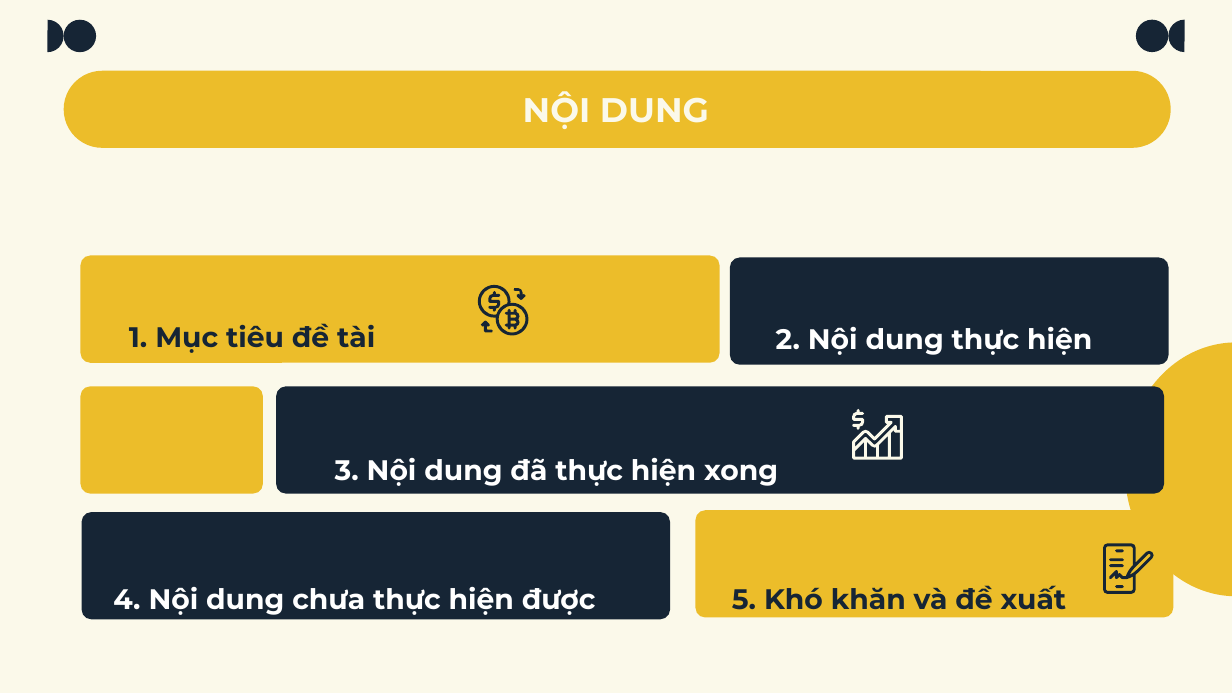
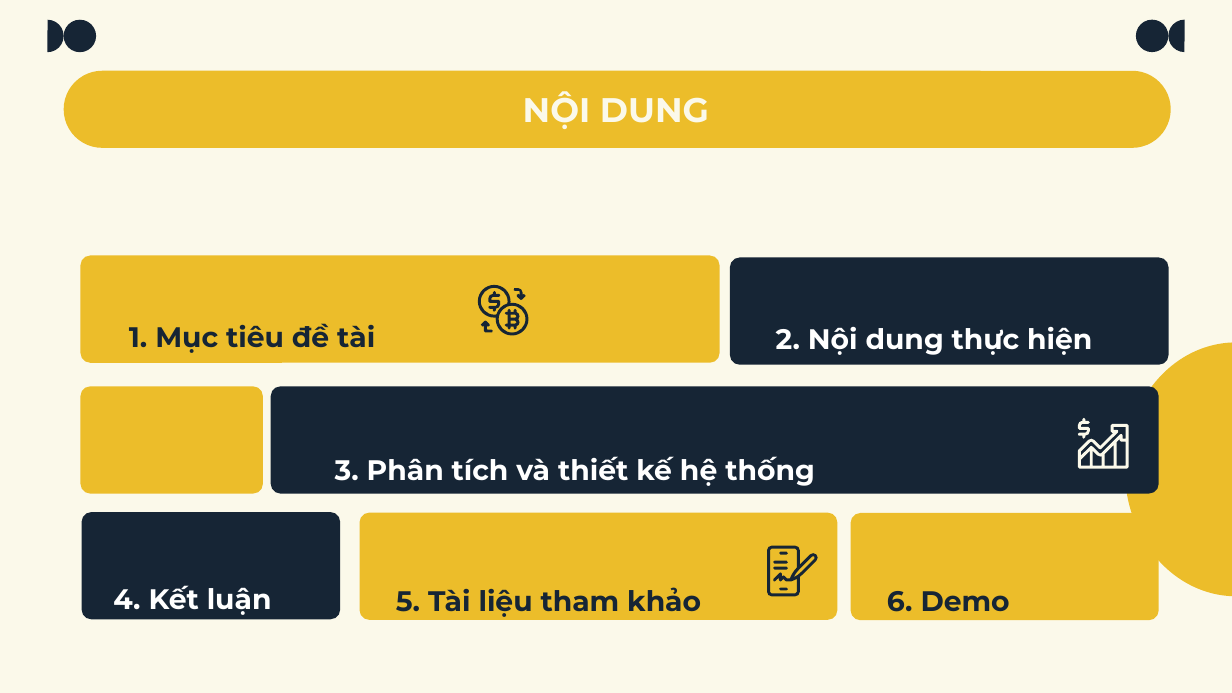
Before and after one commit to TorunoCode/KLTN, a slide deck: slide 2 of PhanThanhLam_TranTienPhat_NguyenHuuDucThanh.pptx. Drawn at 1232x693 pixels with LibreOffice and Linux fonts; fonts in the diff are those of the drawing. Boxes give left, top, right and bottom in pixels: in the first picture for what was removed or moved away, otherwise in the second. Text is boxed around its words. In the diff, an @@ line names an element or a change of style, - is before the commit and + after.

Commit message:
update ppt

```diff
--- a/PhanThanhLam_TranTienPhat_NguyenHuuDucThanh.pptx
+++ b/PhanThanhLam_TranTienPhat_NguyenHuuDucThanh.pptx
@@ rounded rectangle: place and size @@
-rounded rectangle at bbox=[276, 386, 1165, 494]
+rounded rectangle at bbox=[271, 386, 1159, 494]
@@ freeform shape: place and size @@
-freeform shape at bbox=[852, 409, 864, 431]
+freeform shape at bbox=[1078, 418, 1090, 439]
@@ freeform shape: place and size @@
-freeform shape at bbox=[852, 415, 903, 459]
+freeform shape at bbox=[1079, 424, 1129, 469]
@@ subtitle at bbox=[335, 456, 815, 486]: text changed @@
-3. Nội dung đã thực hiện xong
+3. Phân tích và thiết kế hệ thống
@@ rounded rectangle: place and size @@
-rounded rectangle at bbox=[81, 512, 670, 619]
+rounded rectangle at bbox=[81, 512, 340, 619]
@@ rounded rectangle added at bbox=[851, 513, 1159, 620], fill #ECBD2A @@
@@ 4 freeform shapes, 1 rounded rectangle: place and size @@
-4 freeform shapes, 1 rounded rectangle at bbox=[696, 510, 1174, 617]
+4 freeform shapes, 1 rounded rectangle at bbox=[360, 513, 837, 620]
@@ freeform shape: place and size @@
-freeform shape at bbox=[1109, 565, 1124, 567]
+freeform shape at bbox=[774, 567, 788, 569]
@@ text at bbox=[113, 585, 272, 615]: text changed @@
-4. Nội dung chưa thực hiện được
+4. Kết luận
@@ subtitle at bbox=[396, 587, 701, 617]: text changed @@
-5. Khó khăn và đề xuất
+5. Tài liệu tham khảo
@@ text added at bbox=[887, 591, 1010, 612], 22 pt, text #162535, bold @@
+6. Demo
```
Also in this commit, not shown: 16 other slides changed, 1 slide added, 2 slides removed.
